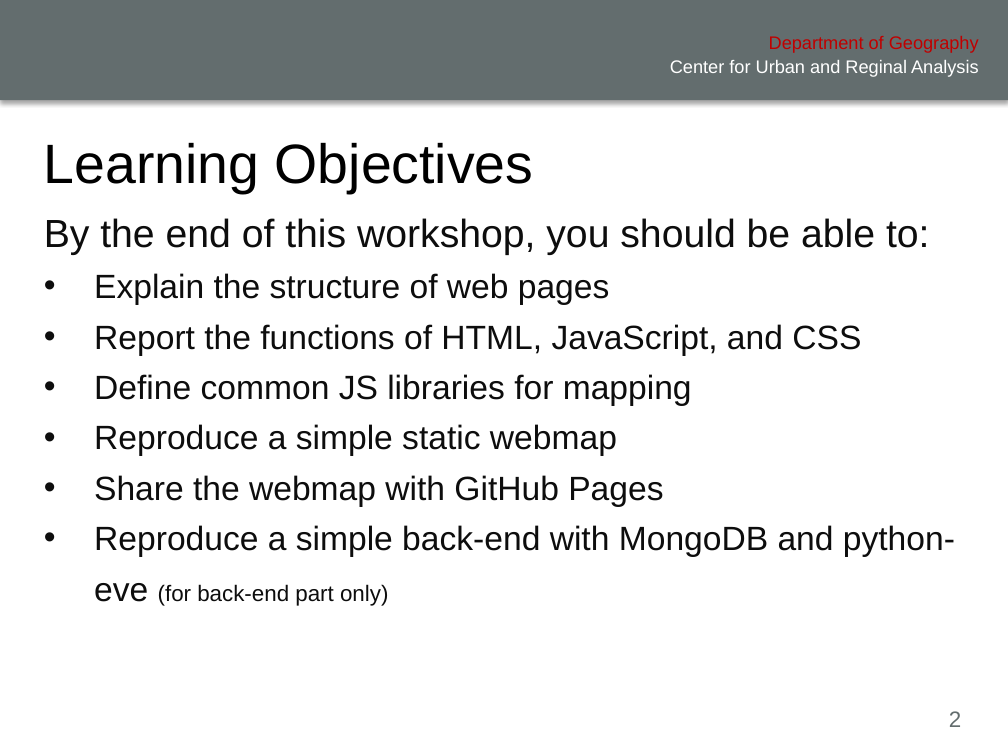
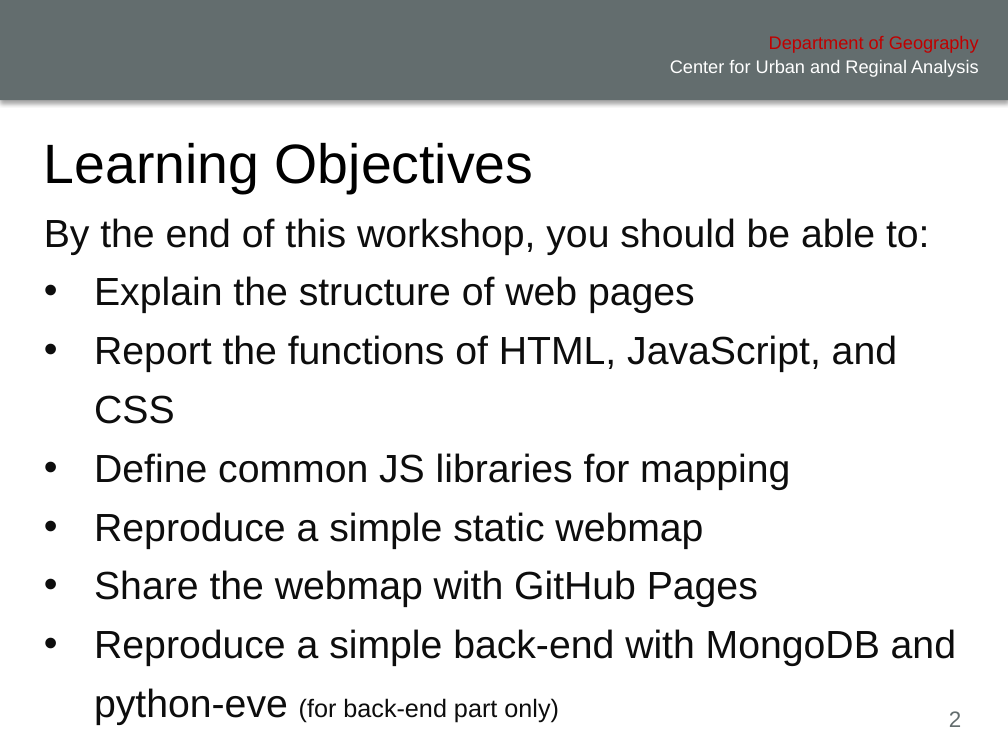
Before and after one commit to xiaohuiliugis/UCGIS-Fullstack-Geovisualization-Workshop, a slide deck: slide 2 of doc/presentation.pptx. Drawn at 1008x756 pixels with LibreOffice and Linux fonts; fonts in the diff are those of the drawing; background and template pictures are left out. Boxes give left, top, right and bottom in pixels: in the first picture for what was removed or moved away, otherwise in the second. Text is boxed around its words. In the diff, an @@ line names an element or a change of style, - is before the commit and + after.

```diff
--- a/doc/presentation.pptx
+++ b/doc/presentation.pptx
@@ text at (x1=94, y1=276, x2=956, y2=725): size 24 to 28 pt in "Explain the structure of web pages", "Report the functions of HTML, JavaScript, and ...", "Define common JS libraries for mapping", "Reproduce a simple static webmap" and 2 more places; size 16 to 18 pt in "(for back-end part only)" @@
```
Also in this commit, not shown: 4 other slides changed, 3 slides added, 3 other files.
